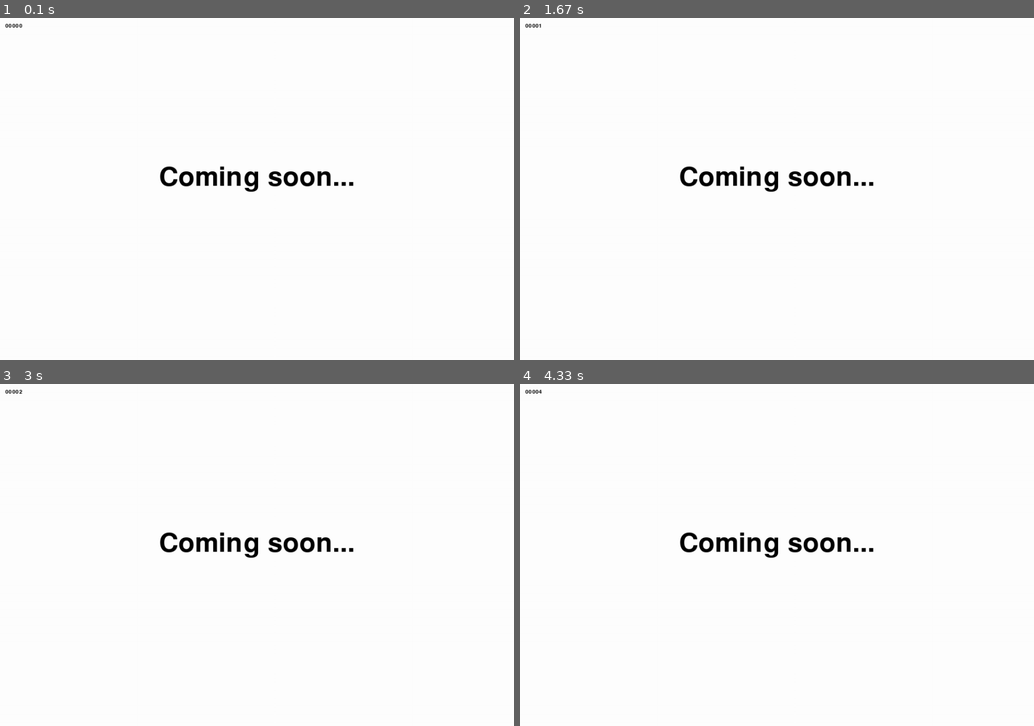
Above: before the commit, frames 1-4 (two rows, left to right).
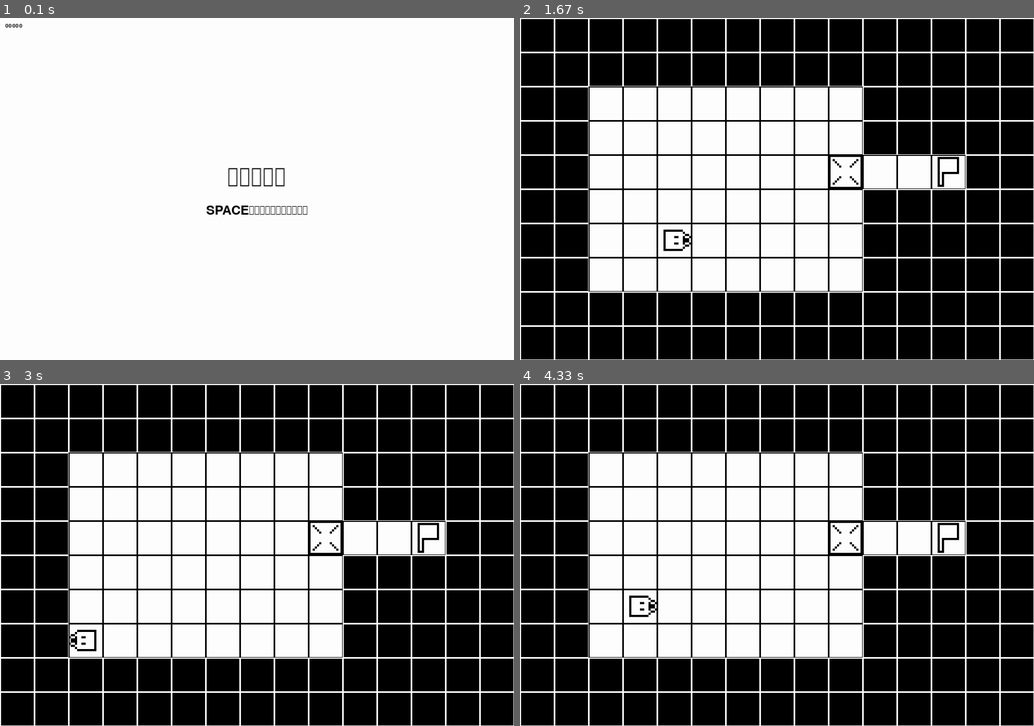
Above: after the commit, the same moments.

Repository: sakuramochi444/Pygame
Game: pygame game, started from main.py
Same seed, same stepped clock (60 frames per second), same inputs: the game is played once before the commit and once after it.
Inputs:
- Up to frame 1 (0.1 s): no input
- Up to frame 2 (1.67 s): tap Space at 0.33 s; hold Right 0.67-1.13 s; hold Up 1.17-1.47 s; hold Right from 1.5 s (still down)
- Up to frame 3 (3 s): release Right at 1.97 s; hold Left 2-2.53 s; hold Down 2.57-2.87 s; hold Left from 2.9 s (still down)
- Up to frame 4 (4.33 s): release Left at 3.3 s; hold Up 3.33-3.7 s; hold Right from 3.73 s (still down)

The runs differ from the first frame. In frame 1, 1.4% of the frame differs, in the area x 31-69%, y 43-58%; in frame 2, 66%, in the area x 0-100%, y 0-100%; in frame 3, 66%; in frame 4, 66%.

Commit message:
Update main.py

Diff:
--- a/main.py
+++ b/main.py
@@ -18,7 +18,7 @@
     stage2 = s.Stage2(chip_s)
     stage3 = s.Stage3(chip_s)
     stage4 = s.Stage4(chip_s)
-    stage = stage4
+    stage = stage0
     chara_p, chara_s, chara_imgs, m_vec = d.chara()
     chara_d = 0
 
